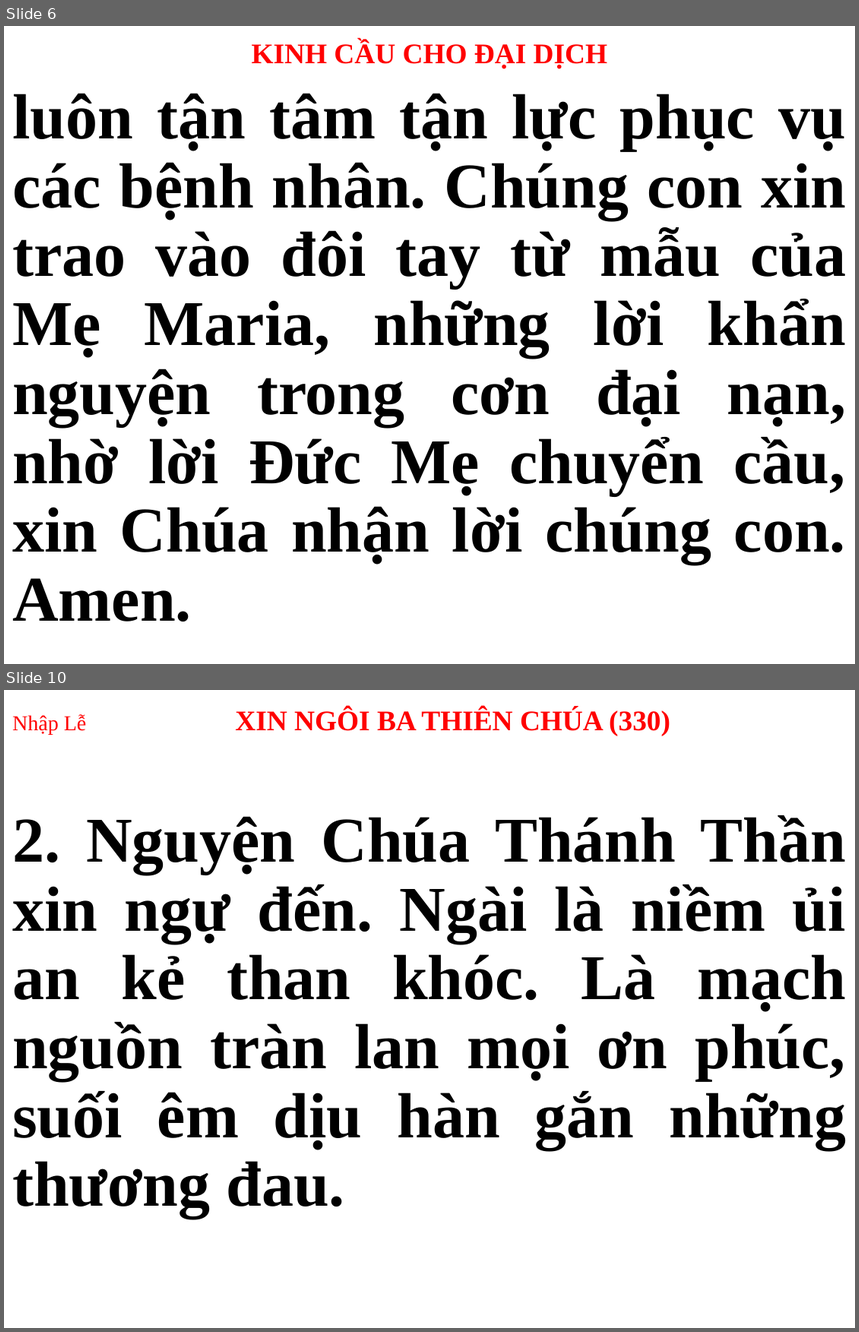
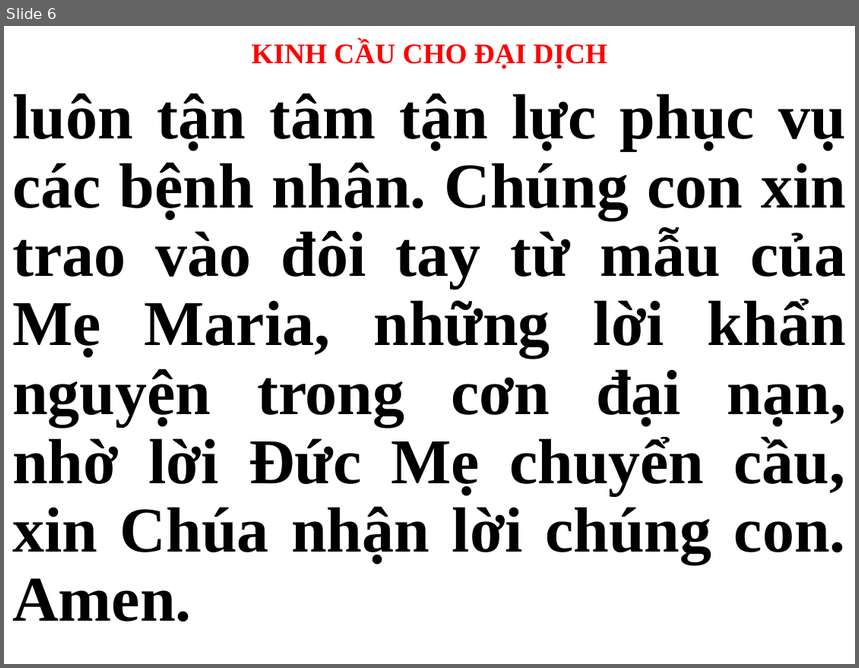
Before and after one commit to webfullstack99/usb-songs, a slide deck: Thứ 3.pptx. Shown one above the other, each under a label of ours: slides 6 and 10 before the commit, slide 6 after it; the slides between them are not shown. The pictures are 859x1332 and 859x668 pixels, drawn with LibreOffice and Linux fonts; fonts in the diff are those of the drawing. Boxes give left, top, right and bottom in pixels: in the first picture for what was removed or moved away, otherwise in the second. Text is boxed around its words. In the diff, an @@ line names an element or a change of style, - is before the commit and + after.

```diff
--- a/Thứ 3.pptx
+++ b/Thứ 3.pptx
@@ slide 10 removed at (4, 690, 855, 1328), background #FFFFFF @@
@@ title removed at (12, 708, 671, 736) @@
-Nhập Lễ XIN NGÔI BA THIÊN CHÚA (330)
@@ subtitle removed at (12, 815, 847, 1218) @@
-2. Nguyện Chúa Thánh Thần xin ngự đến. Ngài là niềm ủi an kẻ than khóc. Là mạch nguồn tràn lan mọi ơn phúc, suối êm dịu hàn gắn những thương đau.
```
Also in this commit, not shown: 2 slides changed, 31 slides added, 15 other slides removed.
